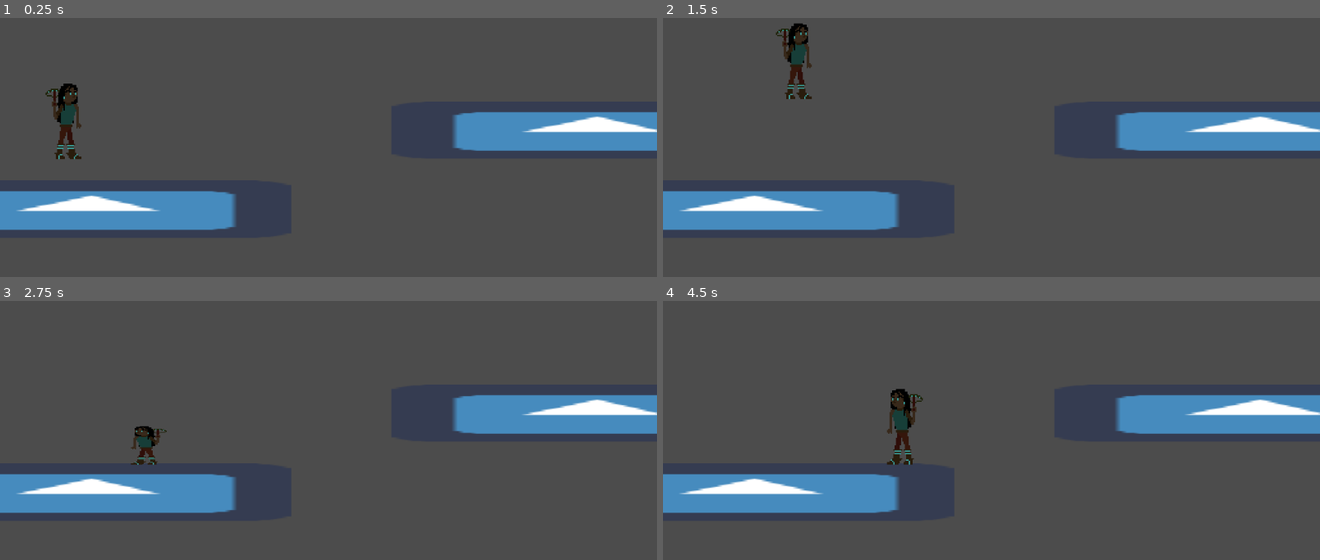
Above: before the commit, frames 1-4 (two rows, left to right).
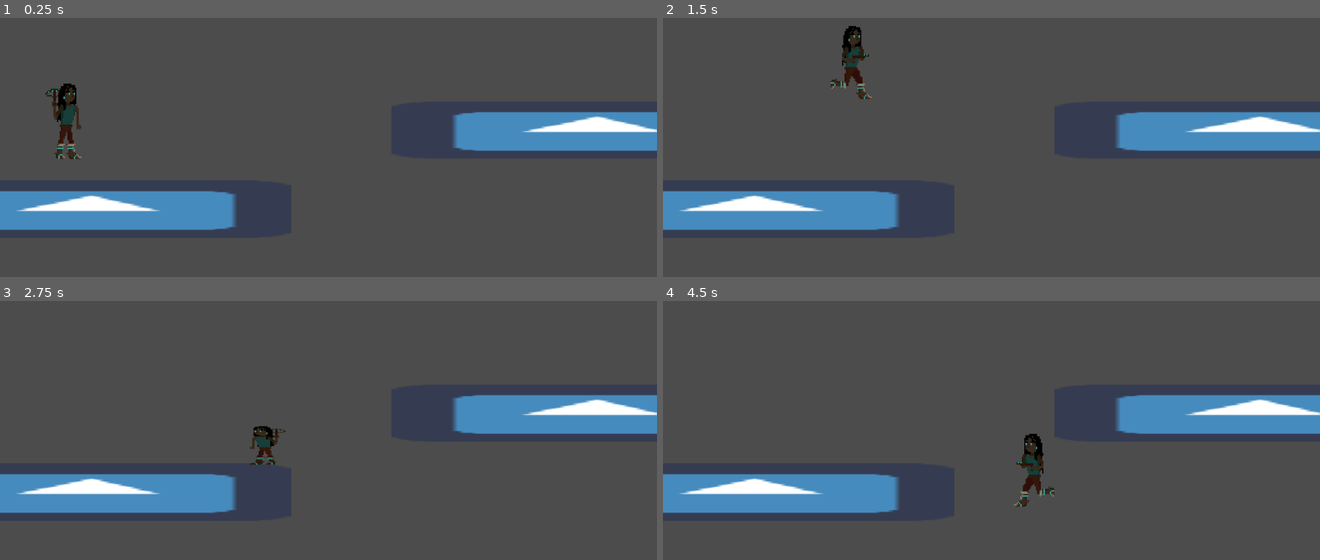
Above: after the commit, the same moments.

Repository: bassguitarbill/game-off-2020
Game: Godot game, scene res://TestScene.tscn
Same seed, same stepped clock (60 frames per second), same inputs: the game is played once before the commit and once after it. The engine's default icon, where the game draws it, is replaced by a stand-in: a white triangle on a blue panel in a dark square.
Inputs:
- Up to frame 1 (0.25 s): no input
- Up to frame 2 (1.5 s): hold S (crouch) 0.53-1.28 s; hold D (move_right) from 0.53 s (still down); tap J (jump) at 0.77 s; tap S (crouch) at 1.35 s
- Up to frame 3 (2.75 s): tap J (jump) at 1.52 s; release D (move_right) at 2.03 s; hold A (move_left) from 2.03 s (still down); hold S (crouch) from 2.03 s (still down)
- Up to frame 4 (4.5 s): release A (move_left) at 2.78 s; release S (crouch) at 2.78 s; hold D (move_right) 2.78-4.28 s; tap S (crouch) at 2.85, 4.35 s; tap J (jump) at 3.02, 3.77 s; hold S (crouch) 3.53-4.28 s; hold A (move_left) from 4.28 s (still down)

The runs differ from the first frame. In frame 1, 0.1% of the frame differs, in the area x 8-13%, y 25-55%; in frame 2, 1.5%; in frame 3, 0.8%; in frame 4, 1.5%, in the area x 34-60%, y 33-80%.

Commit message:
More art, and animations that use said art

Diff:
--- a/Luna.gd
+++ b/Luna.gd
@@ -2,12 +2,13 @@
 
 var momentum = Vector2.ZERO;
 
-const MAX_SPEED = 60
+const MAX_SPEED = 120
 const ACCEL = 6
-const DECEL = 0.8
+const DECEL = 0.6
 const GRAVITY = 5
 
 const JUMP_ACCEL = 200
+const STANDSTILL = 20
 
 func _physics_process(delta):
 	var move_vector = Vector2.ZERO
@@ -28,7 +29,7 @@
 		move_vector += Vector2.RIGHT
 
 	calculate_momentum(move_vector)
-	set_sprite_direction()
+	set_sprite()
 	add_gravity()
 	momentum = move_and_slide(momentum, Vector2.UP);
 
@@ -45,13 +46,17 @@
 	if move_vector.x == 0:
 		momentum.x *= DECEL
 
-func set_sprite_direction():
-	if momentum.x > 0:
+func set_sprite():
+	if momentum.x > STANDSTILL:
+		$AnimationPlayer.play("run")
 		$Sprite.flip_h = false
 		$CrouchSprite.flip_h = false
-	elif momentum.x < 0:
+	elif momentum.x < -STANDSTILL:
+		$AnimationPlayer.play("run")
 		$Sprite.flip_h = true
 		$CrouchSprite.flip_h = true
+	else:
+		$AnimationPlayer.play("idle")
 
 func add_gravity():
 	momentum.y += GRAVITY
--- a/Luna.tscn
+++ b/Luna.tscn
@@ -1,10 +1,70 @@
-[gd_scene load_steps=4 format=2]
+[gd_scene load_steps=8 format=2]
 
 [ext_resource path="res://images/luna-test.png" type="Texture" id=1]
 [ext_resource path="res://Luna.gd" type="Script" id=2]
+[ext_resource path="res://images/luna-idle.png" type="Texture" id=3]
+[ext_resource path="res://images/luna-run-cb.png" type="Texture" id=4]
 
 [sub_resource type="RectangleShape2D" id=1]
 extents = Vector2( 7.15148, 29.4841 )
+
+[sub_resource type="Animation" id=2]
+resource_name = "idle"
+length = 1.2
+loop = true
+tracks/0/type = "value"
+tracks/0/path = NodePath("Sprite:texture")
+tracks/0/interp = 1
+tracks/0/loop_wrap = true
+tracks/0/imported = false
+tracks/0/enabled = true
+tracks/0/keys = {
+"times": PoolRealArray( 0 ),
+"transitions": PoolRealArray( 1 ),
+"update": 1,
+"values": [ ExtResource( 3 ) ]
+}
+tracks/1/type = "value"
+tracks/1/path = NodePath("Sprite:frame")
+tracks/1/interp = 1
+tracks/1/loop_wrap = true
+tracks/1/imported = false
+tracks/1/enabled = true
+tracks/1/keys = {
+"times": PoolRealArray( 0, 0.3, 0.6, 0.9 ),
+"transitions": PoolRealArray( 1, 1, 1, 1 ),
+"update": 1,
+"values": [ 0, 1, 2, 3 ]
+}
+
+[sub_resource type="Animation" id=3]
+resource_name = "run"
+length = 0.4
+loop = true
+tracks/0/type = "value"
+tracks/0/path = NodePath("Sprite:texture")
+tracks/0/interp = 1
+tracks/0/loop_wrap = true
+tracks/0/imported = false
+tracks/0/enabled = true
+tracks/0/keys = {
+"times": PoolRealArray( 0 ),
+"transitions": PoolRealArray( 1 ),
+"update": 1,
+"values": [ ExtResource( 4 ) ]
+}
+tracks/1/type = "value"
+tracks/1/path = NodePath("Sprite:frame")
+tracks/1/interp = 1
+tracks/1/loop_wrap = true
+tracks/1/imported = false
+tracks/1/enabled = true
+tracks/1/keys = {
+"times": PoolRealArray( 0, 0.1, 0.2, 0.3 ),
+"transitions": PoolRealArray( 1, 1, 1, 1 ),
+"update": 1,
+"values": [ 0, 1, 2, 3 ]
+}
 
 [node name="Luna" type="KinematicBody2D"]
 script = ExtResource( 2 )
@@ -14,10 +74,16 @@
 shape = SubResource( 1 )
 
 [node name="Sprite" type="Sprite" parent="."]
-texture = ExtResource( 1 )
+texture = ExtResource( 3 )
+hframes = 4
+frame = 2
 
 [node name="CrouchSprite" type="Sprite" parent="."]
 visible = false
 position = Vector2( 0, 15.9626 )
 scale = Vector2( 1, 0.50117 )
 texture = ExtResource( 1 )
+
+[node name="AnimationPlayer" type="AnimationPlayer" parent="."]
+anims/idle = SubResource( 2 )
+anims/run = SubResource( 3 )
Binary file added: images/luna-idle.png
Not shown, added: images/luna-idle.png.import
Binary file added: images/luna-run-cb.png
Not shown, added: images/luna-run-cb.png.import
